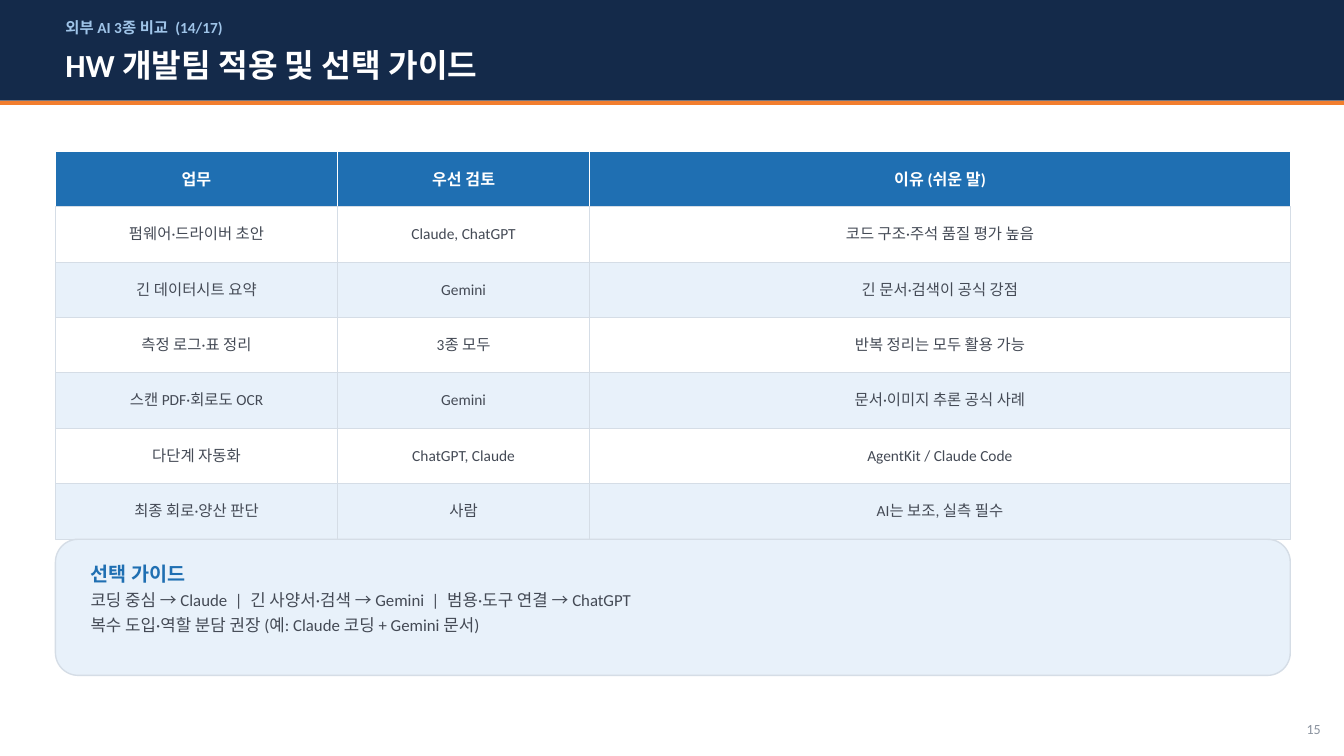
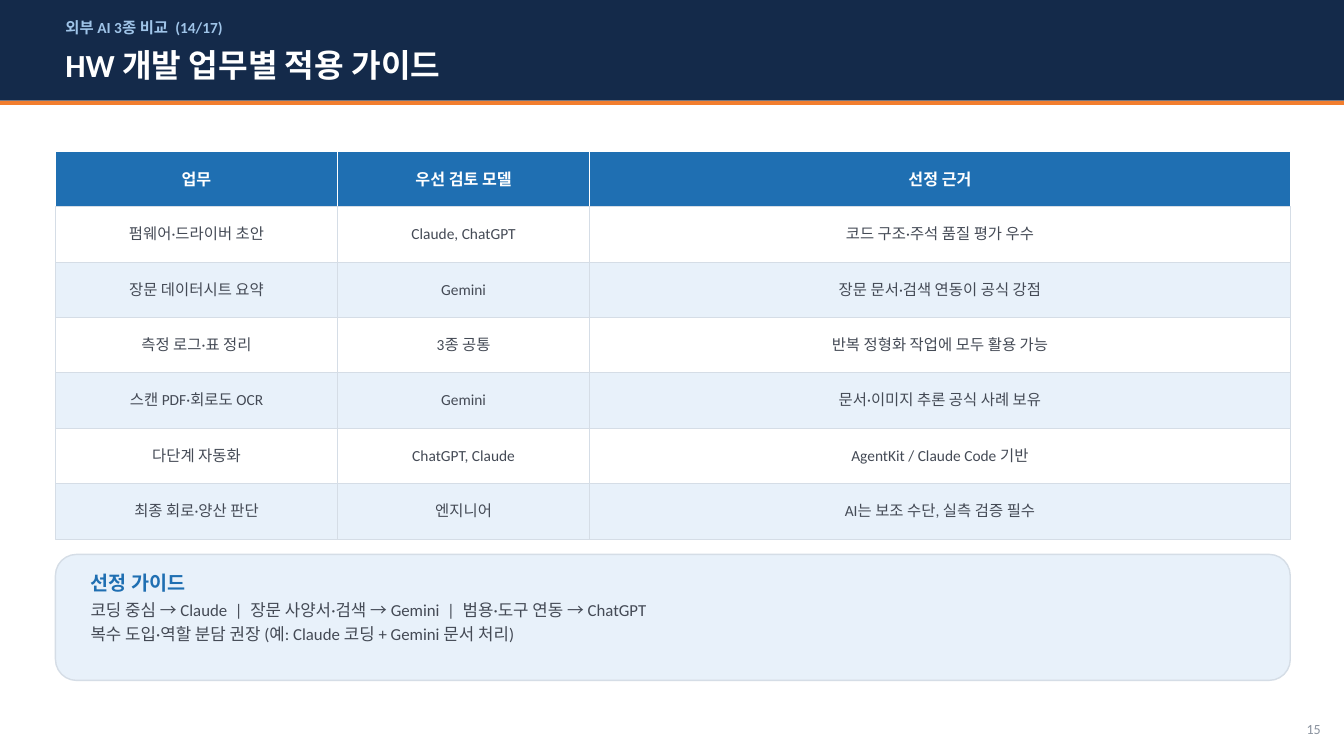
Before and after one commit to whaleonbush/poc, a slide deck: slide 15 of 외부AI_3종_비교조사.pptx. Drawn at 1344x756 pixels with LibreOffice and Linux fonts; fonts in the diff are those of the drawing. Boxes give left, top, right and bottom in pixels: in the first picture for what was removed or moved away, otherwise in the second. Text is boxed around its words. In the diff, an @@ line names an element or a change of style, - is before the commit and + after.

```diff
--- a/외부AI_3종_비교조사.pptx
+++ b/외부AI_3종_비교조사.pptx
@@ text at bbox=[65, 50, 441, 80]: text changed @@
-HW 개발팀 적용 및 선택 가이드
+HW 개발 업무별 적용 가이드
@@ text at bbox=[415, 171, 512, 187]: text changed @@
-우선 검토
+우선 검토 모델
@@ text at bbox=[908, 171, 972, 187]: text changed @@
-이유 (쉬운 말)
+선정 근거
@@ text at bbox=[846, 226, 1034, 241]: text changed @@
-코드 구조·주석 품질 평가 높음
+코드 구조·주석 품질 평가 우수
@@ text at bbox=[129, 282, 263, 296]: text changed @@
-긴 데이터시트 요약
+장문 데이터시트 요약
@@ text at bbox=[839, 282, 1041, 296]: text changed @@
-긴 문서·검색이 공식 강점
+장문 문서·검색 연동이 공식 강점
@@ text at bbox=[437, 337, 490, 351]: text changed @@
-3종 모두
+3종 공통
@@ text at bbox=[832, 337, 1048, 351]: text changed @@
-반복 정리는 모두 활용 가능
+반복 정형화 작업에 모두 활용 가능
@@ text at bbox=[839, 392, 1041, 406]: text changed @@
-문서·이미지 추론 공식 사례
+문서·이미지 추론 공식 사례 보유
@@ text at bbox=[851, 448, 1028, 464]: text changed @@
-AgentKit / Claude Code
+AgentKit / Claude Code 기반
@@ text at bbox=[435, 503, 492, 517]: text changed @@
-사람
+엔지니어
@@ text at bbox=[845, 503, 1035, 518]: text changed @@
-AI는 보조, 실측 필수
+AI는 보조 수단, 실측 검증 필수
@@ rounded rectangle: place and size @@
-rounded rectangle at bbox=[55, 539, 1291, 676]
+rounded rectangle at bbox=[55, 555, 1291, 681]
@@ text at bbox=[91, 573, 647, 642]: text changed @@
-선택 가이드
-코딩 중심 → Claude | 긴 사양서·검색 → Gemini | 범용·도구 연결 → ChatGPT
-복수 도입·역할 분담 권장 (예: Claude 코딩 + Gemini 문서)
+선정 가이드
+코딩 중심 → Claude | 장문 사양서·검색 → Gemini | 범용·도구 연동 → ChatGPT
+복수 도입·역할 분담 권장 (예: Claude 코딩 + Gemini 문서 처리)
```
Also in this commit, not shown: 14 other slides changed, 1 other file.
